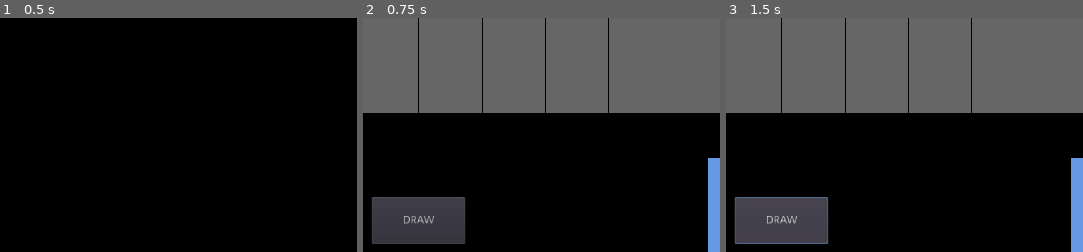
Above: before the commit, frames 1-3 (left to right).
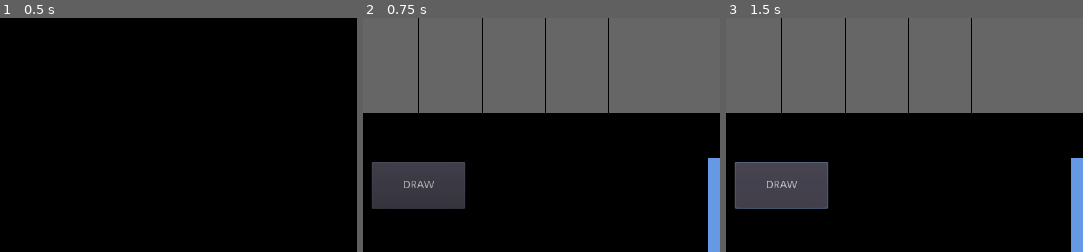
Above: after the commit, the same moments.

Repository: JoanGTSQ/godot_prueba
Game: Godot game, scene res://scenes/MainScene.tscn
Same seed, same stepped clock (60 frames per second), same inputs: the game is played once before the commit and once after it.
Inputs:
- Up to frame 1 (0.5 s): no input
- Up to frame 2 (0.75 s): click "START GAME" at 0.5 s
- Up to frame 3 (1.5 s): click "DRAW" at 1.25 s
The pictures show only the part of the screen within x 1-51%, y 7-57%; the shares and areas given below are measured in that part.

Frame 1 is identical in both runs. In frame 2, 7.9% of the frame differs, in the area x 2-29%, y 61-97%; in frame 3, 8.1%.
Error before the commit: Invalid set index 'visible' (on base: 'null instance') with value of type 'bool'. (res://scripts/Board.gd:32)

Commit message:
Update Board.tscn

Diff:
--- a/scenes/Board.tscn
+++ b/scenes/Board.tscn
@@ -18,10 +18,18 @@
 
 [node name="DrawCard" type="Button" parent="."]
 margin_left = 20.0
-margin_top = 270.0
+margin_top = 225.0
 margin_right = 140.0
-margin_bottom = 330.0
+margin_bottom = 285.0
 text = "DRAW"
+
+[node name="SayUno" type="Button" parent="."]
+visible = false
+margin_left = 20.0
+margin_top = 299.0
+margin_right = 140.0
+margin_bottom = 359.0
+text = "UNO!"
 
 [node name="Card" parent="." groups=["main_card"] instance=ExtResource( 2 )]
 position = Vector2( 450, 220 )
@@ -43,3 +51,4 @@
 
 [connection signal="ready" from="." to="." method="_on_Board_ready"]
 [connection signal="pressed" from="DrawCard" to="." method="_on_DrawCard_Button_pressed"]
+[connection signal="pressed" from="SayUno" to="." method="_on_say_uno_button_pressed"]
